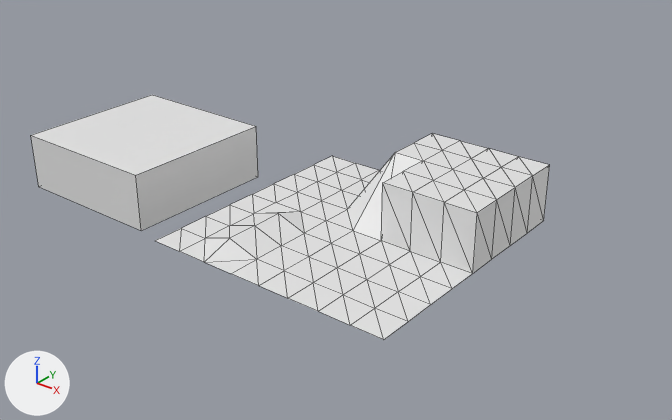
What one commit did to the Blender file testact/field.blend.
Both versions are drawn from a 50 mm lens placed at (49.9, -65.1, 41.9), pointed at (-2.7, 0.6, 1.2). The axes (+X, +Y, +Z) are drawn at lower left. The lights are the same throughout. Mesh edges are drawn as thin lines.

In view in the first picture: '平面', '立方体'.
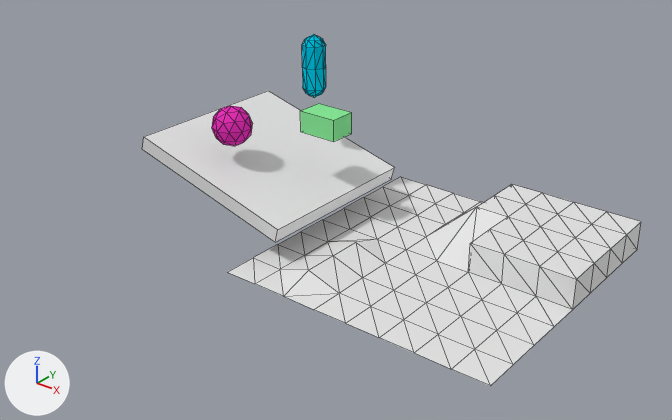
Location of each change, (x1, y1, x2, y2) in pixels of the pictures (672 x 420 px; the box of a moved part takes in the faces that stretch with it):
```json
{"object": "平面", "change": "reshaped, moved", "before": [155, 133, 550, 340], "after": [228, 177, 641, 386]}
{"object": "立方体", "change": "moved, turned, rescaled", "before": [31, 95, 258, 231], "after": [143, 91, 395, 242]}
{"object": "cuboid", "change": "added", "after": [300, 103, 352, 142], "on screen": "green"}
{"object": "円柱", "change": "added", "after": [302, 34, 326, 97], "on screen": "cyan"}
{"object": "ICO球", "change": "added", "after": [212, 106, 253, 146], "on screen": "pink"}
{"part": 1, "of": "me_平面", "change": "moved or reshaped", "before": [347, 133, 550, 273], "after": [427, 184, 641, 309]}
```

The change, as JSON lines over the scene's bpy script:
```json
{"op": "add", "block": "mat_マテリアル_001", "code": ["mat_マテリアル_001 = diffuse_material('マテリアル.001')", "mat_マテリアル_001.base_color = (0.0, 0.561, 0.8)  # cyan #00c5e7"]}
{"op": "add", "block": "mat_マテリアル", "code": ["mat_マテリアル = diffuse_material('マテリアル')", "mat_マテリアル.base_color = (0.242, 0.8, 0.308)  # green #87e797"]}
{"op": "add", "block": "mat_マテリアル_002", "code": ["mat_マテリアル_002 = diffuse_material('マテリアル.002')", "mat_マテリアル_002.base_color = (0.8, 0.0322, 0.478)  # pink #e732b8"]}
{"block": "me_平面", "where": "me_平面.from_pydata(...)  # 93 vertices, 152 faces; spans x -4.0..4.0, y -4.0..4.0, z 0.0..1.79"}
{"block": "me_平面", "where": "# used by ob_平面; location = (0.0, 0.0, 0.0); scale = (3.41, 3.41, 3.41)"}
{"block": "me_平面", "change": "me_平面 part 1: all 23 vertices in x 0.0..4.0, y 0.0..4.0, z 1.79 are moved by (0.0, 0.0, -0.92)"}
{"op": "add", "block": "me_円柱", "code": ["me_円柱 = bpy.data.meshes.new('円柱')", "me_円柱.from_pydata(...)  # 25 vertices, 40 faces; spans x -1.0..1.0, y -1.0..1.0, z 0.0..2.78", "me_円柱.materials.append(mat_マテリアル_001)  # cyan #00c5e7"]}
{"op": "add", "block": "me_立方体_001", "code": ["me_立方体_001 = bpy.data.meshes.new('立方体.001')", "me_立方体_001.from_pydata(...)  # a box spanning x -4.0..4.0, y -4.0..4.0, z -4.0..4.0", "me_立方体_001.materials.append(mat_マテリアル)  # green #87e797"]}
{"op": "add", "block": "me_ico球", "code": ["me_ico球 = bpy.data.meshes.new('ICO球')", "me_ico球.from_pydata(...)  # an icosphere of 80 faces spanning x -1.9..1.9, y -2.0..2.0, z -2.0..2.0", "me_ico球.materials.append(mat_マテリアル_002)  # pink #e732b8"]}
{"op": "set", "path": "ob_平面.location", "old": "(0.0, 0.0, 0.0)", "new": "(9.78, 0.0, 0.0)"}
{"op": "set", "path": "ob_立方体.location", "old": "(-30.45, 0.0, 0.0)", "new": "(-9.97, -0.76, 5.33)"}
{"op": "set", "path": "ob_立方体.rotation_euler", "old": "(0.0, 0.0, 0.0)", "new": "(0.0, 0.26, 0.0)", "note": "degrees (0, 0, 0) -> degrees (0, 15, 0)"}
{"op": "set", "path": "ob_立方体.scale", "old": "(2.27, 2.27, 0.806)", "new": "(2.27, 2.27, 0.185)"}
{"op": "add", "block": "ob_円柱", "code": ["ob_円柱 = bpy.data.objects.new('円柱', me_円柱)", "ob_円柱.location = (-8.46, 4.33, 14.09)", "ob_円柱.scale = (1.18, 1.18, 1.18)", "_m = ob_円柱.modifiers.new('ミラー', 'MIRROR')", "_m.use_axis = (False, False, True)"]}
{"op": "add", "block": "ob_cuboid", "code": ["ob_cuboid = bpy.data.objects.new('cuboid', me_立方体_001)", "ob_cuboid.location = (-3.39, 0.0, 10.57)", "ob_cuboid.scale = (0.51, 0.343, 0.269)"]}
{"op": "add", "block": "ob_ico球", "code": ["ob_ico球 = bpy.data.objects.new('ICO球', me_ico球)", "ob_ico球.location = (-10.75, -5.29, 10.02)"]}
```
